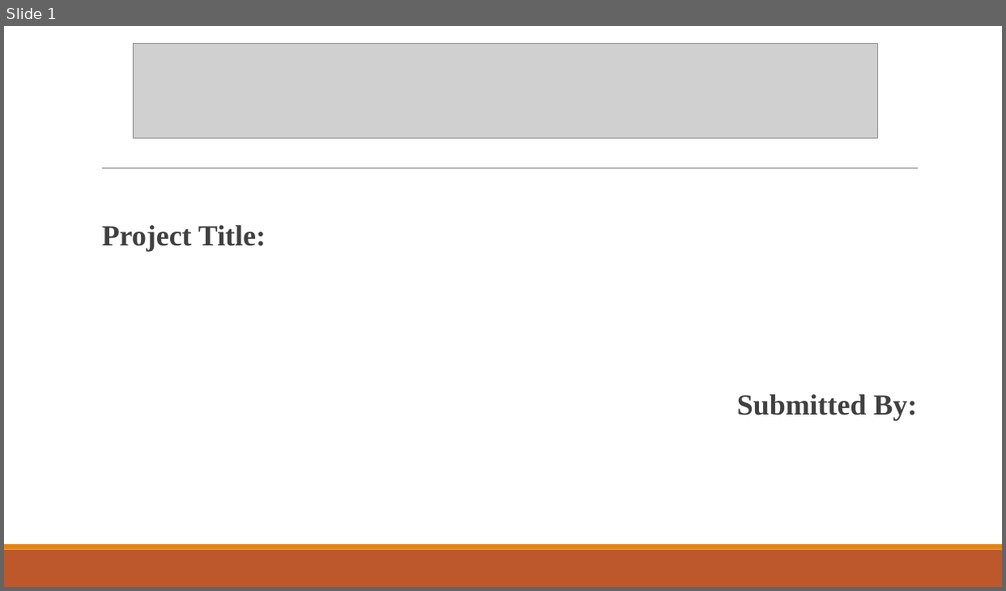
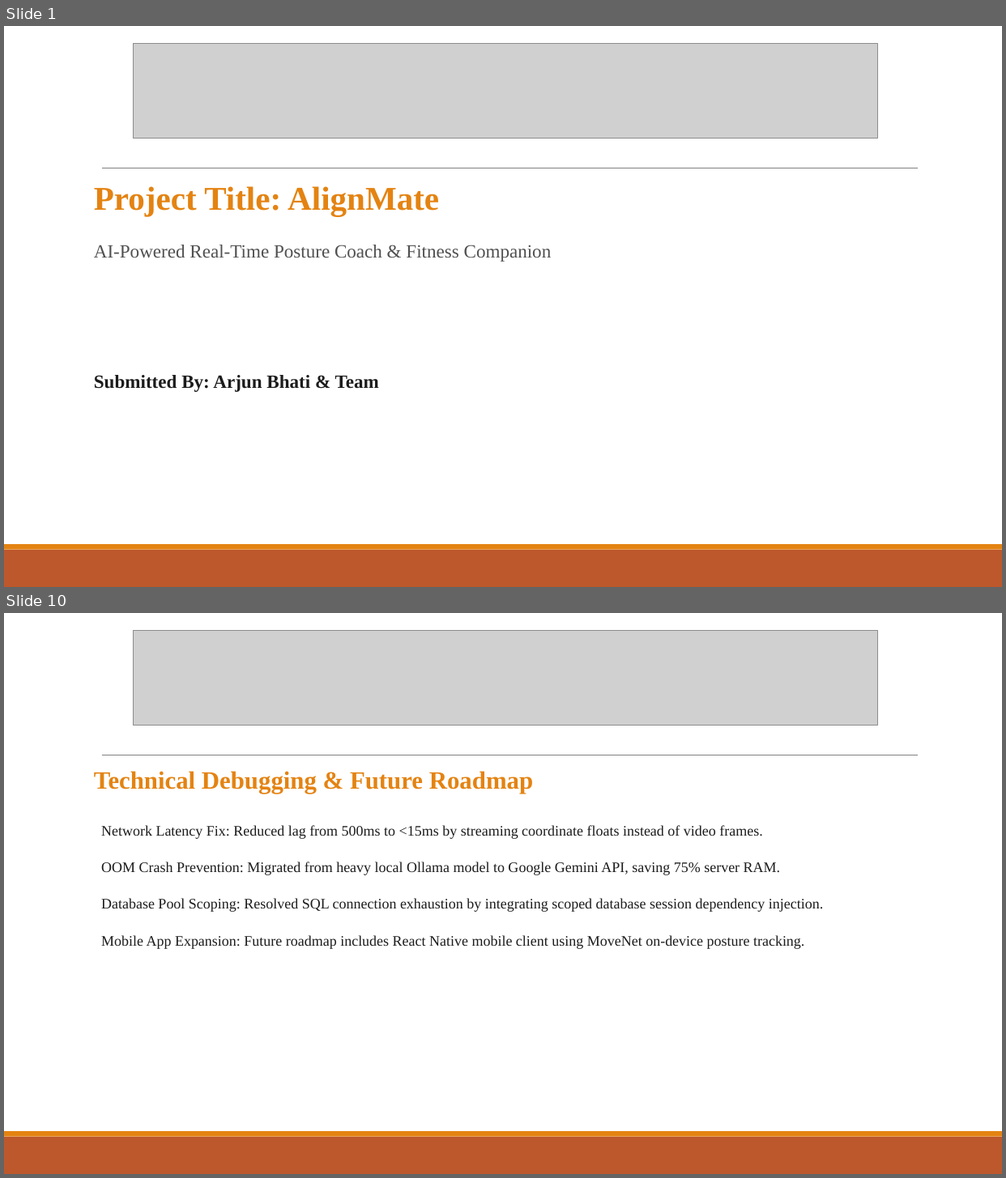
Before and after one commit to cartibhati/AlignMate-Fullstack, a slide deck: Presentation_PPt.pptx. Shown one above the other, each under a label of ours: slide 1 before the commit, slides 1 and 10 after it; the slides between them are not shown. The pictures are 1006x591 and 1006x1178 pixels, drawn with LibreOffice and Linux fonts; fonts in the diff are those of the drawing; grey boxes stand for pictures. Boxes give left, top, right and bottom in pixels: in the first picture for what was removed or moved away, otherwise in the second. Text is boxed around its words. In the diff, an @@ line names an element or a change of style, - is before the commit and + after.

```diff
--- a/Presentation_PPt.pptx
+++ b/Presentation_PPt.pptx
@@ slide 10 added at bbox=[4, 613, 1002, 1174], background #FFFFFF; not listed: 3 template elements that a slide beside it also shows @@
@@ picture added at bbox=[134, 630, 878, 726] @@
@@ text added at bbox=[94, 771, 823, 949], 14 pt, text #1C1C1C @@
+Technical Debugging & Future Roadmap
+  Network Latency Fix: Reduced lag from 500ms to <15ms by streaming coordinate floats instead of video frames.
+  OOM Crash Prevention: Migrated from heavy local Ollama model to Google Gemini API, saving 75% server RAM.
+  Database Pool Scoping: Resolved SQL connection exhaustion by integrating scoped database session dependency injection.
+  Mobile App Expansion: Future roadmap includes React Native mobile client using MoveNet on-device posture tracking.
@@ slide 1 changed as well @@
@@ text at bbox=[94, 186, 552, 392]: text changed; size 28 to 18 pt; text colour #404040 to #505050 @@
-  Project Title:
-  Submitted By:
+Project Title: AlignMate
+AI-Powered Real-Time Posture Coach & Fitness Companion
+Submitted By: Arjun Bhati & Team
```
Also in this commit, not shown: 1 other slide changed, 7 other slides added, 3 slides removed, 1 other file.
